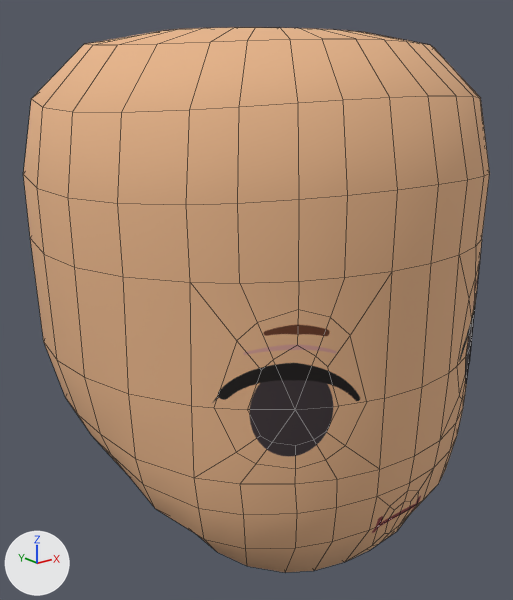
The Blender file art/characters/skull/head.blend, before and after one commit.
One viewpoint serves both versions: a camera (50 mm lens) standing at (-0.439, -0.536, 0.963) and looking at (-0.003, 0.008, 0.746). Every picture has the same lights, and +X, +Y and +Z are marked at lower left. The first picture is the older version. Mesh edges are drawn as thin lines.

Objects in the first picture: 'V8_Head'.
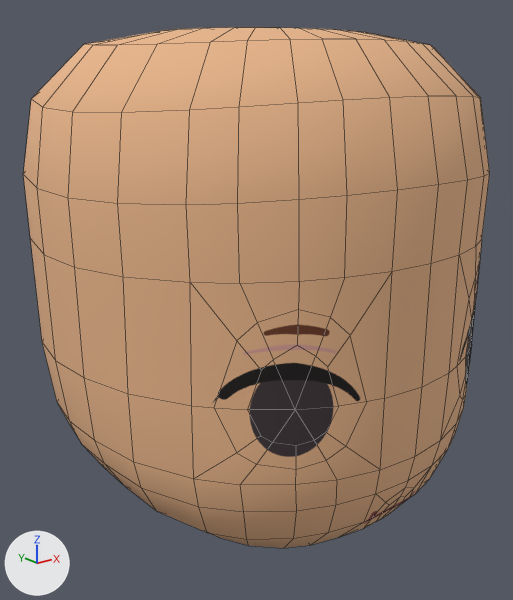
Diff of the bpy script that builds the scene:
```diff
--- a/art/characters/skull/head.blend.py
+++ b/art/characters/skull/head.blend.py
@@ me_v8_head @@
 # used by ob_v8_head; location = (0.0, 0.0, 0.0)
-me_v8_head.from_pydata(...)  # 378 vertices, 396 faces; spans x -0.216..0.216, y -0.205..0.231, z 0.526..1.001
+me_v8_head.from_pydata(...)  # 378 vertices, 396 faces; spans x -0.216..0.216, y -0.205..0.231, z 0.548..1.001
+# me_v8_head part 1: 169 of 378 vertices moved; they spanned x -0.213..0.213, y -0.198..0.226, z 0.526..0.728 and now span x -0.214..0.214, y -0.196..0.229, z 0.548..0.728; mean shift (0.0, 0.003, 0.003); largest move (0.0, -0.108, 0.526) -> (0.0, -0.099, 0.548)
 me_v8_head.materials.append(mat_m_skin)
```

Changed parts and their boxes [x1, y1, x2, y2] in the pictures (513 x 600 px; the box of a moved part takes in the faces that stretch with it):
'V8_Head', reshaped
    before: [23, 27, 490, 572]
    after: [23, 27, 490, 548]
part 1 of me_v8_head, moved or reshaped
    before: [30, 239, 468, 572]
    after: [30, 238, 468, 548]
